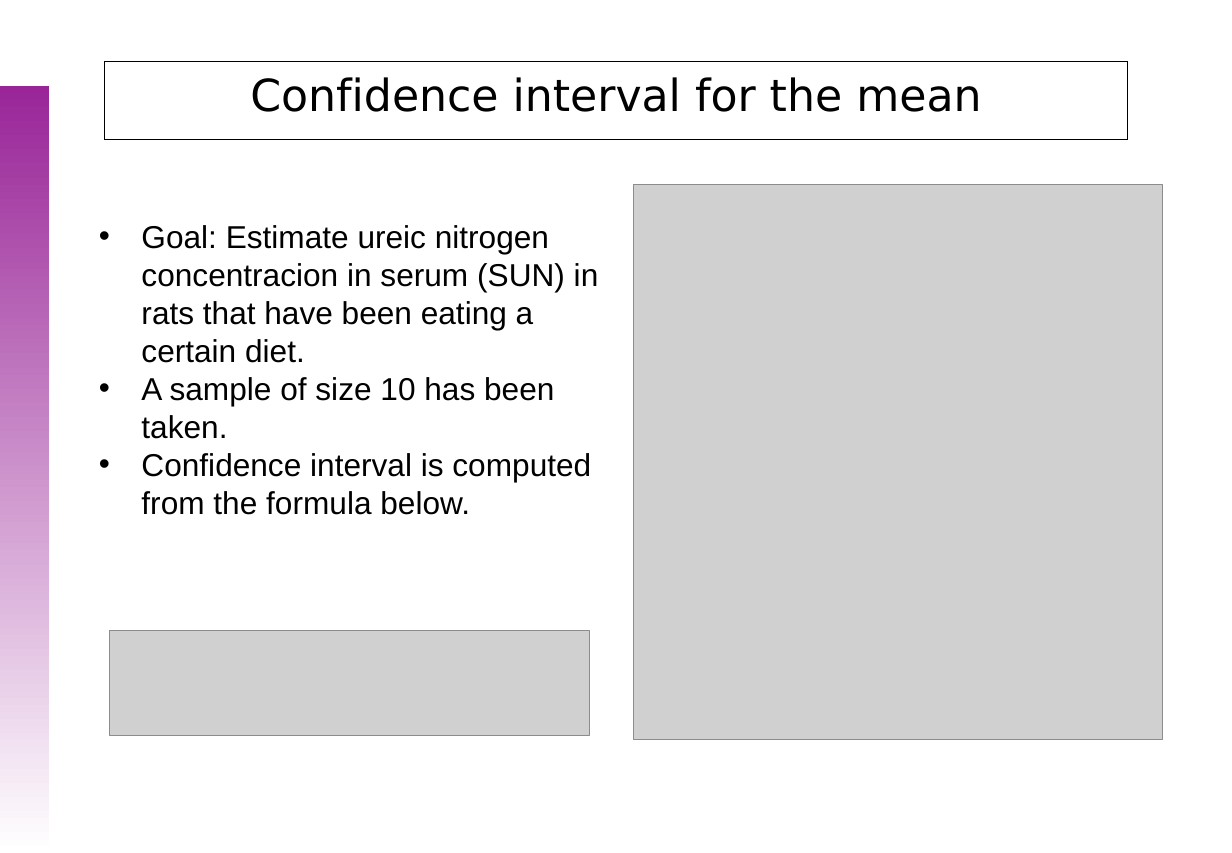
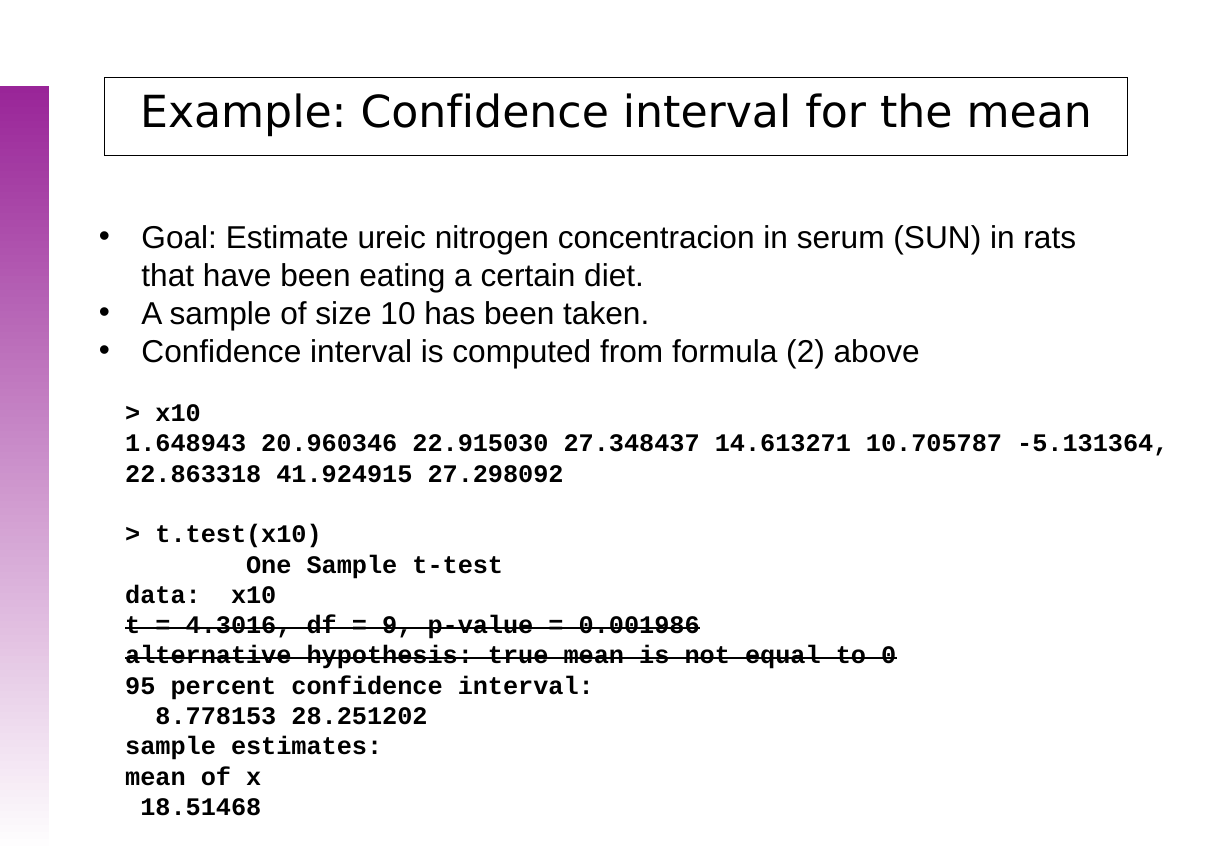
Before and after one commit to uebvhir/Course_Basic_Statistics_2019, a slide deck: slide 9 of Sessio_5/EBB_2018_Session_5_Sample_Size.pptx (slide 6 before the commit). Drawn at 1232x853 pixels with LibreOffice and Linux fonts; fonts in the diff are those of the drawing; grey boxes stand for pictures; background and template pictures are left out. Boxes give left, top, right and bottom in pixels: in the first picture for what was removed or moved away, otherwise in the second. Text is boxed around its words. In the diff, an @@ line names an element or a change of style, - is before the commit and + after.

```diff
--- a/Sessio_5/EBB_2018_Session_5_Sample_Size.pptx
+++ b/Sessio_5/EBB_2018_Session_5_Sample_Size.pptx
@@ title "Example: Confidence interval for the ...": place and size @@
-title "Example: Confidence interval for the ..." at (105, 61, 1128, 140)
+title "Example: Confidence interval for the ..." at (105, 77, 1128, 156)
@@ title at (140, 93, 1092, 136): text changed @@
-Confidence interval for the mean
+Example: Confidence interval for the mean
@@ picture removed at (634, 184, 1163, 739) @@
@@ text at (141, 339, 920, 368): text changed @@
-• Confidence interval is computed from the formula below.
+• Confidence interval is computed from formula (2) above
@@ text added at (125, 404, 1168, 816), 16 pt, text #000000, bold @@
+> x10
+1.648943 20.960346 22.915030 27.348437 14.613271 10.705787 -5.131364, 22.863318 41.924915 27.298092
+> t.test(x10)
+One Sample t-test
+data: x10
+t = 4.3016, df = 9, p-value = 0.001986
+alternative hypothesis: true mean is not equal to 0
+95 percent confidence interval:
+8.778153 28.251202
+sample estimates:
+mean of x
+18.51468
@@ picture removed at (110, 631, 590, 736) @@
```
Also in this commit, not shown: 10 other slides changed, 15 slides added, 2 slides removed, 3 other files.
